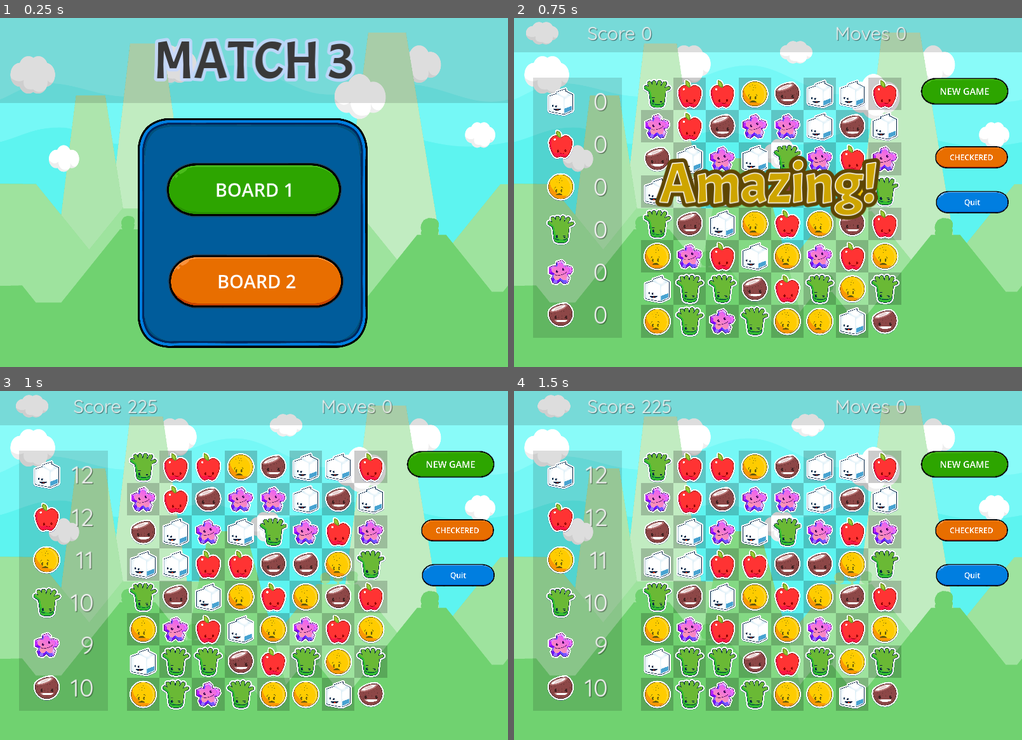
Above: before the commit, frames 1-4 (two rows, left to right).
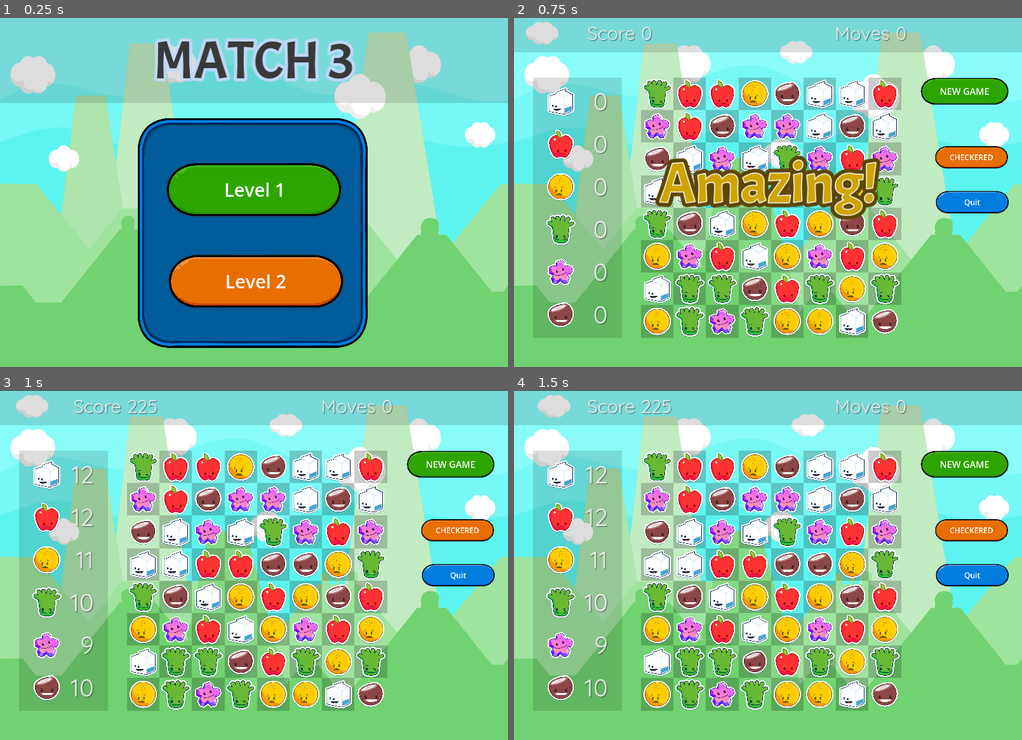
Above: after the commit, the same moments.

Repository: gitbrent/godot-match-3
Game: Godot game, scene res://main.tscn
The game is run twice, just before and just after one commit, with the same random seed, the same clock (stepped at 60 frames per second) and the same inputs.
Inputs:
- Up to frame 1 (0.25 s): no input
- Up to frame 2 (0.75 s): click "BOARD 1" (after the commit: "Level 1") at 0.5 s
- Up to frame 3 (1 s): no input
- Up to frame 4 (1.5 s): click "BOARD 2" (after the commit: "Level 2") at 1.25 s

The runs differ from the first frame. In frame 1, 0.7% of the frame differs, in the area x 42-59%, y 47-78%; in frame 2, nothing differs; in frame 3, nothing differs; in frame 4, nothing differs.

Commit message:
DONE, cells unlock now

Diff:
--- a/enums.gd
+++ b/enums.gd
@@ -1,14 +1,14 @@
 extends Node
 # APP
-const APP_VER:String = "0.5.0"
-const APP_BLD:String = "20240524"
+const APP_VER:String = "0.6.0"
+const APP_BLD:String = "20240527"
 # GAME
 const TWEEN_TIME:float = 0.25
 const EXPLODE_DELAY:float = TWEEN_TIME*2.0
 const SRPITE_POS:Vector2 = Vector2(64,64)
 const HINT_DELAY:int = 10
 # VARS
-var current_debug_level = DEBUG_LEVEL.NONE #.INFO  # Global variable to set the current debug level
+var current_debug_level = DEBUG_LEVEL.INFO  # Global variable to set the current debug level
 
 # =========================================================
 
--- a/game_boards/all_common/cmn_gem_cell.gd
+++ b/game_boards/all_common/cmn_gem_cell.gd
@@ -129,7 +129,7 @@
 # TODO: WIP:
 func lock_cell(is_lock:bool):
 	is_locked = is_lock
-	overlay_lock.visible = true
+	overlay_lock.visible = is_lock
 
 # =========================================================
 
--- a/game_boards/all_common/common.gd
+++ b/game_boards/all_common/common.gd
@@ -430,9 +430,9 @@
 # WIP: trying to unlock cells when neighbors explode
 
 func unlock_adjacent_locked_cells(hbox:HBoxContainer, gem_cell:CommonGemCell):
-	var position = gem_cell.get_position()
-	var x = int(position.x)
-	var y = int(position.y)
+	var indices = find_gem_indices(gem_cell)
+	var x = indices["column"]
+	var y = indices["row"]
 
 	var adjacent_positions = [
 		Vector2(x + 1, y), Vector2(x - 1, y),
@@ -440,8 +440,11 @@
 	]
 
 	for pos in adjacent_positions:
+		Enums.debug_print("[UALC] Checking adjacent position: ("+ str(pos.x) +", "+ str(pos.y)+ ")", Enums.DEBUG_LEVEL.INFO)
 		if pos.x >= 0 and pos.y >= 0 and pos.x < hbox.get_child_count() and pos.y < hbox.get_child(0).get_child_count():
-			var adjacent_cell = hbox.get_child(int(pos.x)).get_child(int(pos.y)) as CommonGemCell
-			print("adjacent_cell.is_locked = ", str(adjacent_cell.is_locked))
+			var adjacent_vbox = hbox.get_child(int(pos.x)) as VBoxContainer
+			var adjacent_cell = adjacent_vbox.get_child(int(pos.y)) as CommonGemCell
+			Enums.debug_print("[UALC] - adjacent cell at ("+ str(pos.x) +", "+ str(pos.y) +") is_locked = "+ str(adjacent_cell.is_locked), Enums.DEBUG_LEVEL.INFO)
 			if adjacent_cell.is_locked:
+				Enums.debug_print("[UALC] - unlocking adjacent locked cell at position: ("+ str(pos.x) +", "+ str(pos.y) +")", Enums.DEBUG_LEVEL.INFO)
 				adjacent_cell.lock_cell(false)
--- a/game_boards/board_space/board_space.gd
+++ b/game_boards/board_space/board_space.gd
@@ -264,8 +264,6 @@
 			var score = match_scores[gem_cell]
 			gem_cell.explode_gem(gem_cell.gem_color, score)
 			CmnFunc.unlock_adjacent_locked_cells(hbox_container, gem_cell)
-			# TODO: NEW: below
-			# FIXME: this isnt working
 
 	# B: Show game messages (ex: "Amazing!")
 	emit_signal("board_match_multi", matches.size())
--- a/game_boards/board_space/game_space.tscn
+++ b/game_boards/board_space/game_space.tscn
@@ -475,10 +475,10 @@
 [node name="ContDebug" type="Control" parent="."]
 layout_mode = 3
 anchors_preset = 0
-offset_left = 1675.0
-offset_top = 914.0
-offset_right = 1925.0
-offset_bottom = 1264.0
+offset_left = 1680.0
+offset_top = 920.0
+offset_right = 1930.0
+offset_bottom = 1270.0
 
 [node name="ContDebugBkgd" type="Panel" parent="ContDebug"]
 layout_mode = 1
--- a/main.tscn
+++ b/main.tscn
@@ -72,7 +72,7 @@
 grow_horizontal = 2
 grow_vertical = 2
 theme_override_font_sizes/font_size = 120
-text = "BOARD 1"
+text = "Level 1"
 horizontal_alignment = 1
 vertical_alignment = 1
 
@@ -89,12 +89,11 @@
 anchors_preset = 15
 anchor_right = 1.0
 anchor_bottom = 1.0
-offset_left = 6.66675
-offset_right = 6.66675
 grow_horizontal = 2
 grow_vertical = 2
+size_flags_horizontal = 3
 theme_override_font_sizes/font_size = 120
-text = "BOARD 2"
+text = "Level 2"
 horizontal_alignment = 1
 vertical_alignment = 1
 
